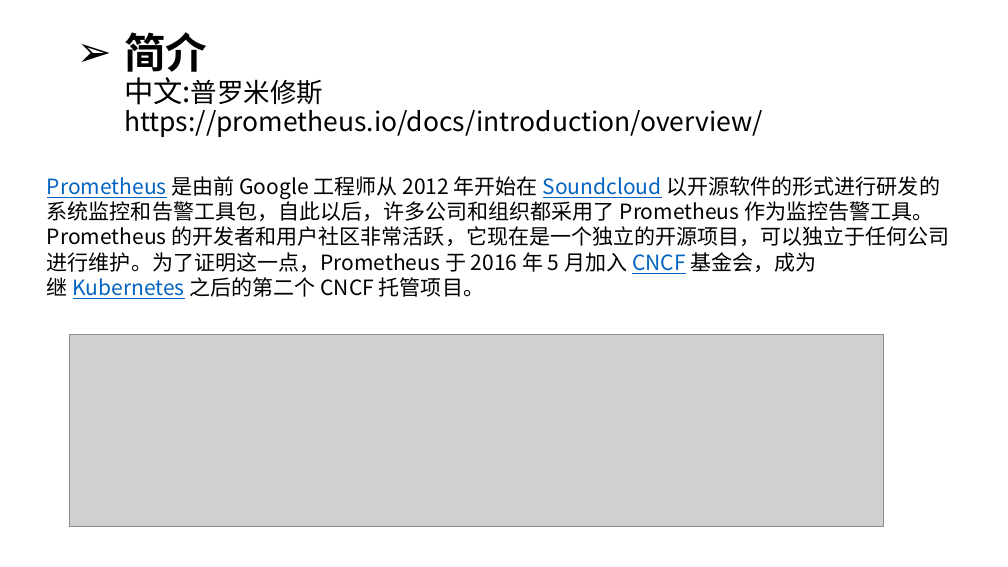
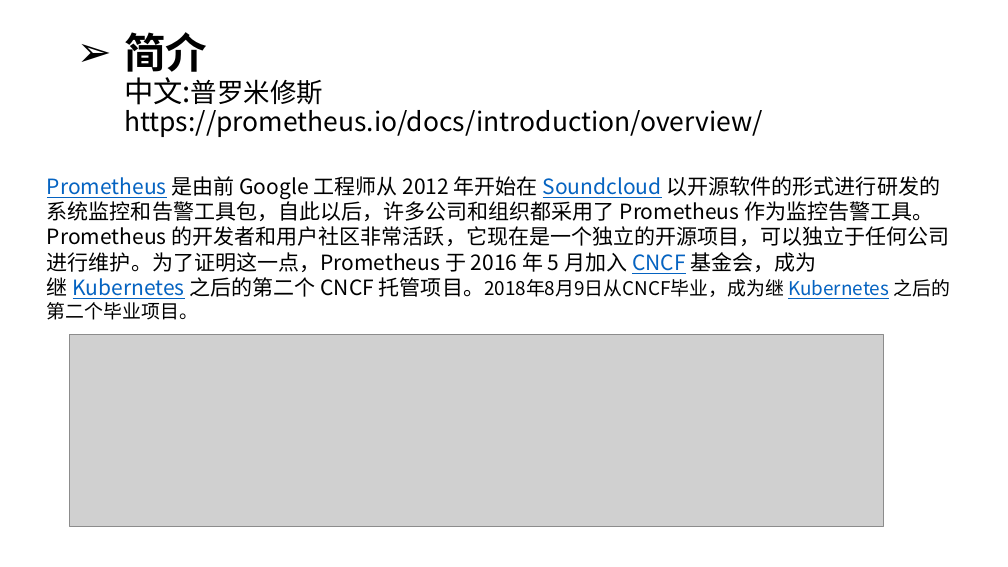
Before and after one commit to kingreatwill/open, a slide deck: slide 5 of files/Prometheus.pptx (slide 4 before the commit). Drawn at 1008x567 pixels with LibreOffice and Linux fonts; fonts in the diff are those of the drawing; grey boxes stand for pictures. Boxes give left, top, right and bottom in pixels: in the first picture for what was removed or moved away, otherwise in the second. Text is boxed around its words. In the diff, an @@ line names an element or a change of style, - is before the commit and + after.

```diff
--- a/files/Prometheus.pptx
+++ b/files/Prometheus.pptx
@@ text at <box>47,176,951,320</box>: text changed @@
-Prometheus 是由前 Google 工程师从 2012 年开始在 Soundcloud 以开源软件的形式进行研发的系统监控和告警工具包，自此以后，许多公司和组织都采用了 Prometheus 作为监控告警工具。Prometheus 的开发者和用户社区非常活跃，它现在是一个独立的开源项目，可以独立于任何公司进行维护。为了证明这一点，Prometheus 于 2016 年 5 月加入 CNCF 基金会，成为继 Kubernetes 之后的第二个 CNCF 托管项目。
+Prometheus 是由前 Google 工程师从 2012 年开始在 Soundcloud 以开源软件的形式进行研发的系统监控和告警工具包，自此以后，许多公司和组织都采用了 Prometheus 作为监控告警工具。Prometheus 的开发者和用户社区非常活跃，它现在是一个独立的开源项目，可以独立于任何公司进行维护。为了证明这一点，Prometheus 于 2016 年 5 月加入 CNCF 基金会，成为继 Kubernetes 之后的第二个 CNCF 托管项目。2018年8月9日从CNCF毕业，成为继 Kubernetes 之后的第二个毕业项目。
```
Also in this commit, not shown: 1 slide added, 32 other files.
